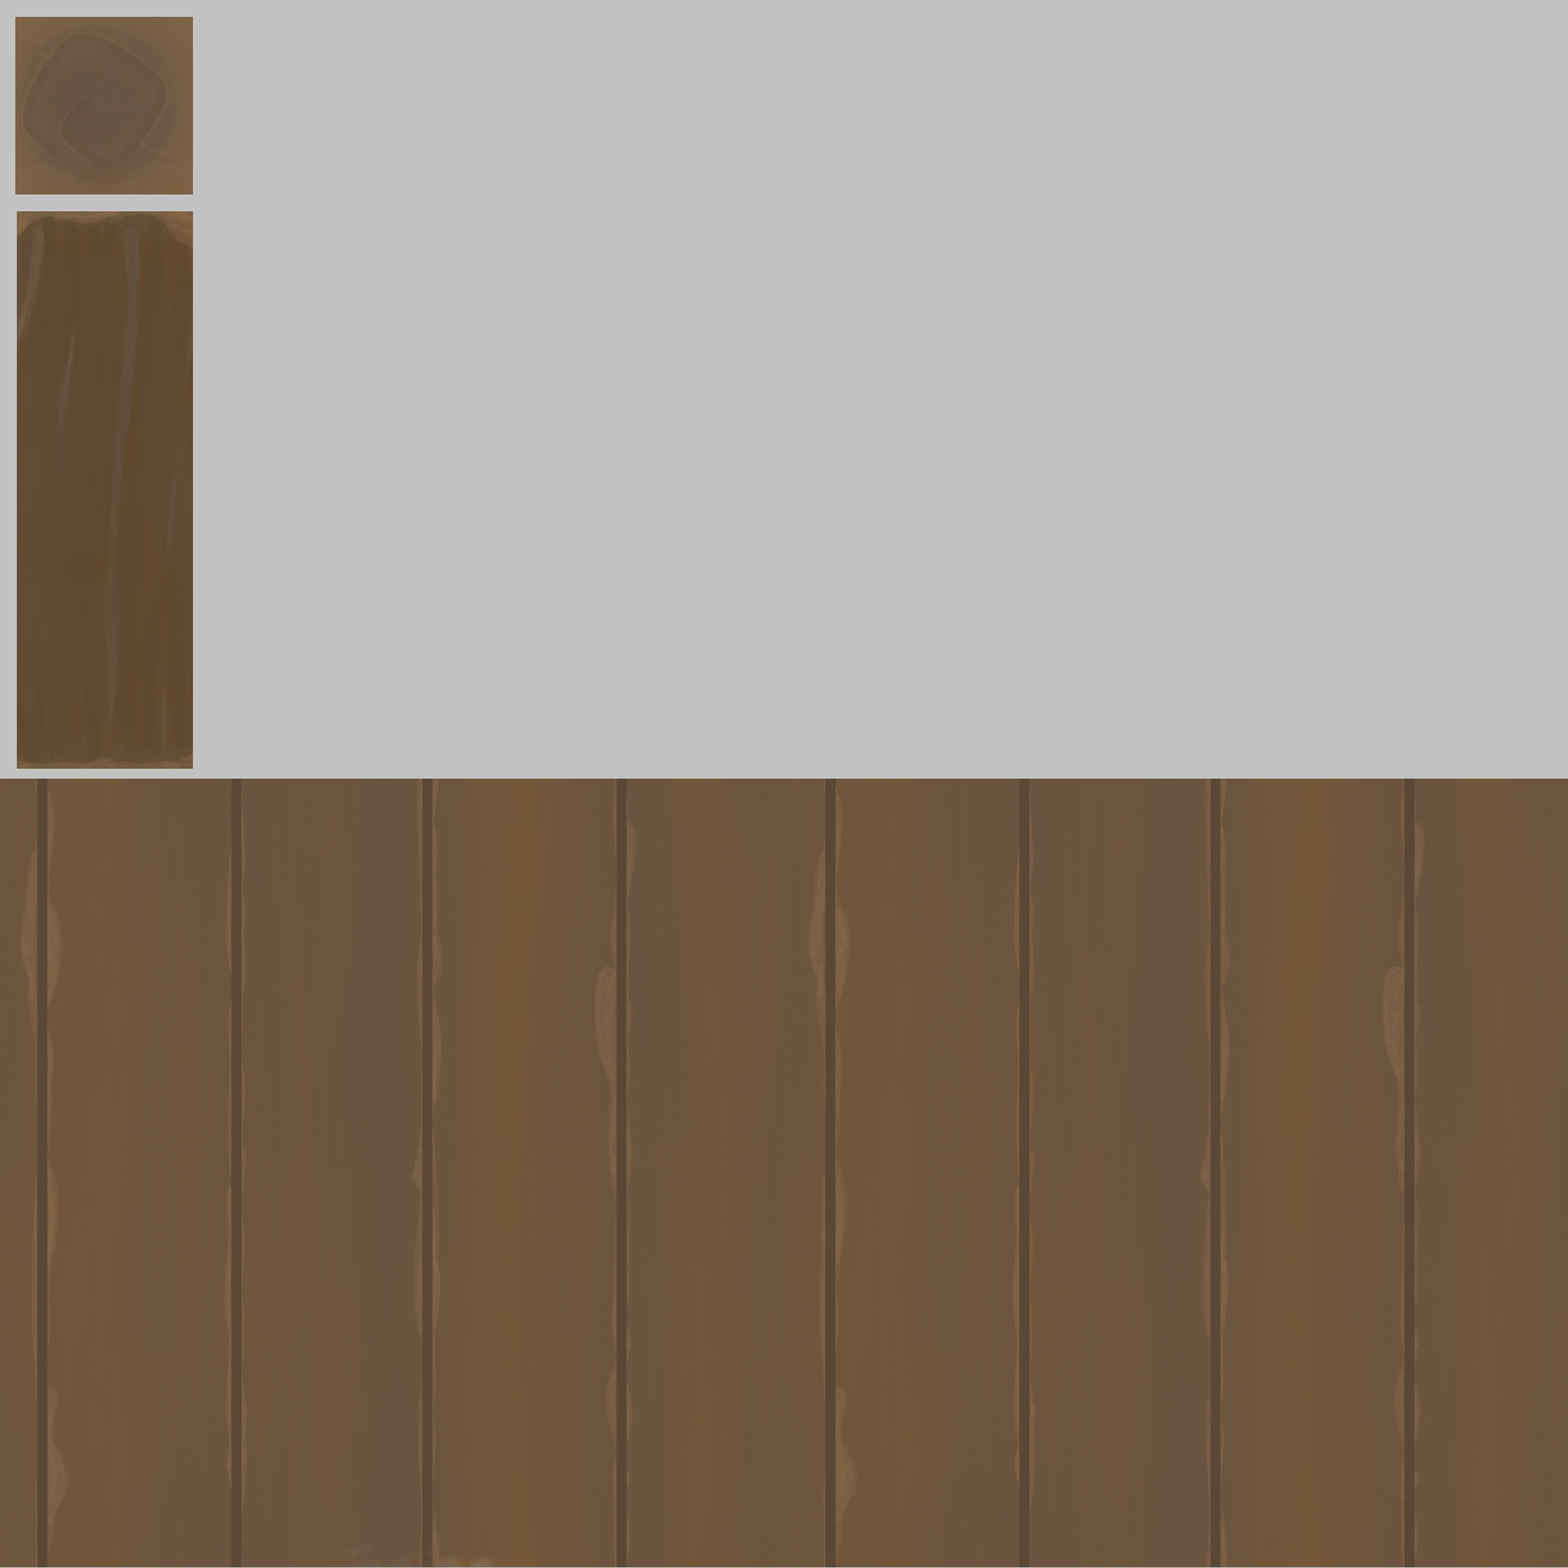
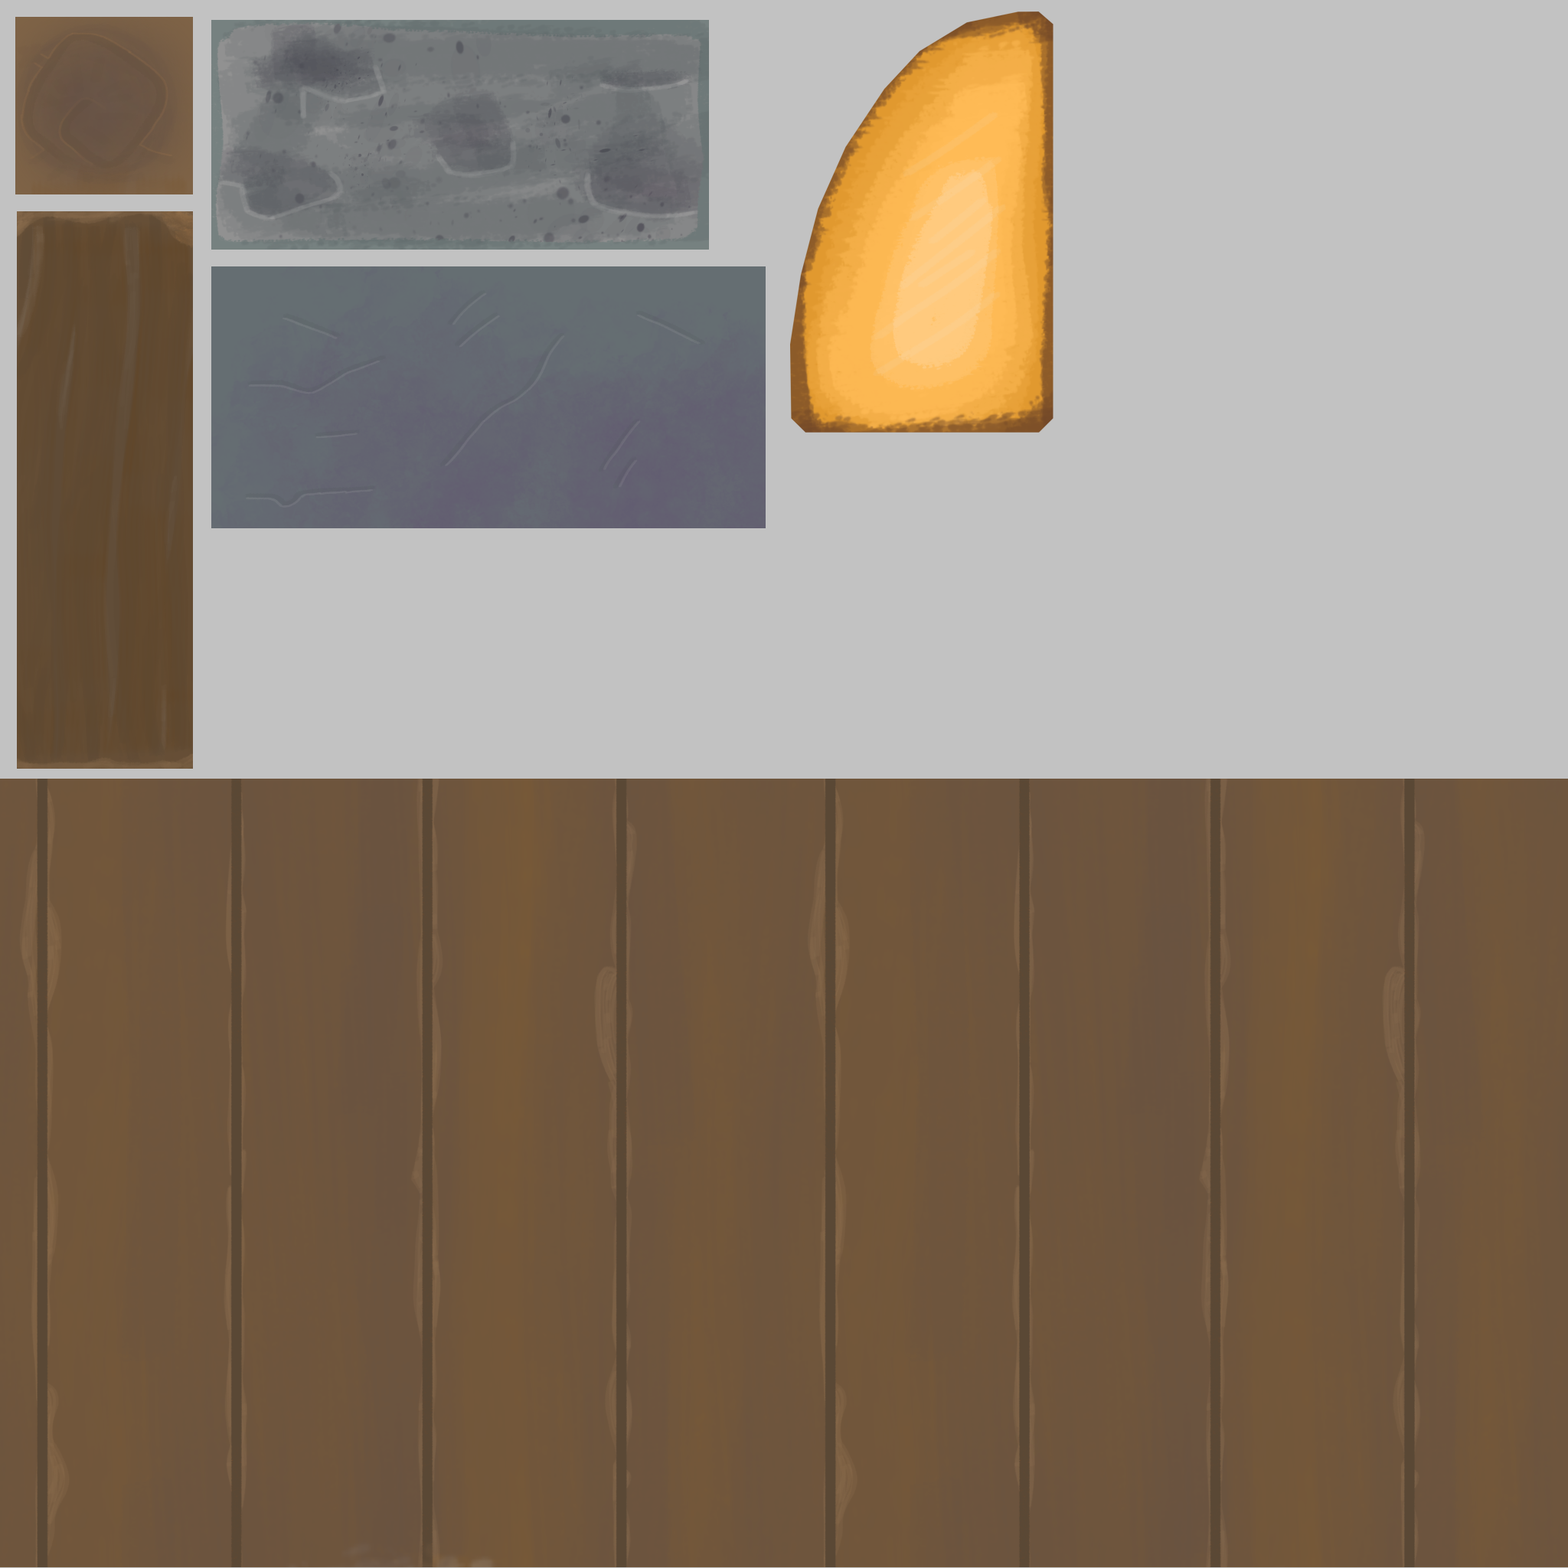
Comparing the layer stacks of the two 1568 × 1568 images. Changes:
added group "Janela_Porta" with 2 layers above "Agrupar 15" over [686, 11, 1054, 529]
added layer "Pintar camada 17" in group "Janela_Porta" over [686, 11, 1054, 529]
added layer "Plano de fundo" (1st of 2, in "Janela_Porta") in group "Janela_Porta" over [790, 11, 1054, 433]
added group "Agrupar 15" with 3 layers above "Parede" over [211, 245, 766, 529]
added layer "Pintar camada 16" in group "Agrupar 15" over [211, 245, 735, 529]
added layer "Pintar camada 14" in group "Agrupar 15" over [211, 245, 766, 529]
added layer "Pintar camada 13" in group "Agrupar 15" over [211, 245, 766, 529]
added group "Parede" with 1 layers above "Agrupar 7" over [211, 19, 735, 294]
added layer "Pintar camada 13 Mescladas" in group "Parede" over [211, 19, 735, 294]
painted on "Visível" over [211, 196, 735, 529]
painted on "Pintar camada 2" over [211, 196, 637, 529]
painted on "Pintar camada 4" over [211, 196, 637, 529]
painted on "Pintar camada 3" over [211, 196, 766, 529]
painted on "Pintar camada 1" over [211, 196, 766, 529]